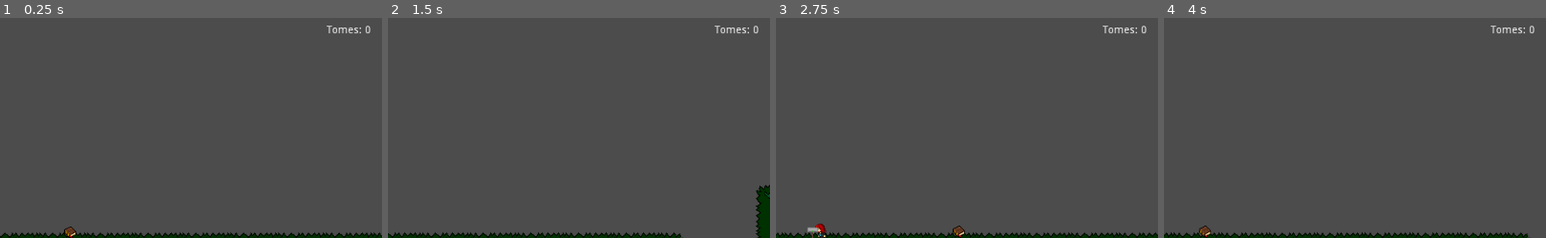
Above: before the commit, frames 1-4 (left to right).
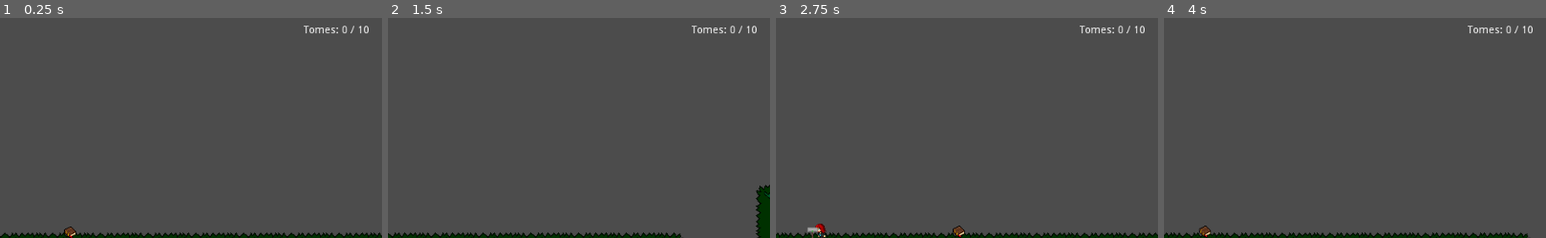
Above: after the commit, the same moments.

Repository: Jantho1990/Hammertime-Prototype
Game: Godot game, scene res://screens/GameScreen.tscn
Same seed, same stepped clock (60 frames per second), same inputs: the game is played once before the commit and once after it.
Inputs (mouse positions are % of the whole screen's width and height, from its top left):
- Up to frame 1 (0.25 s): no input
- Up to frame 2 (1.5 s): tap Enter (ui_accept) at 0.5, 0.77 s; move the mouse to (72, 44) at 0.52 s; hold D (ui_right) 0.53-1.25 s; click (72, 44) at 0.6 s; drag from (30, 55) to (18, 3) at 1.27 s
- Up to frame 3 (2.75 s): move the mouse to (60, 27) at 2.02 s; hold A (ui_left) from 2.03 s (still down); tap Q (delete_construct) at 2.1 s
- Up to frame 4 (4 s): release A (ui_left) at 2.75 s; drag from (45, 70) to (43, 14) at 2.77 s; move the mouse to (80, 65) at 3.52 s; hold D (ui_right) from 3.53 s (still down); right-click (80, 65) at 3.6 s; tap Enter (ui_accept) at 3.77 s
The pictures show only the part of the screen within x 50-100%, y 1-51%; the shares and areas given below are measured in that part.

The runs differ from the first frame. In frame 1, 0.3% of the frame differs, in the area x 79-97%, y 3-7%; in frame 2, 0.3%; in frame 3, 0.3%; in frame 4, 0.3%.

Commit message:
added total tome counter

Diff:
--- a/entities/pickups/Tome/Tome.gd
+++ b/entities/pickups/Tome/Tome.gd
@@ -5,6 +5,7 @@
 
 func _ready():
 	self.connect("body_entered", self, "_on_Body_entered")
+	GlobalSignal.dispatch('pickup_created')
 
 func _physics_process(delta):
 	position.y += sin(global.run_time / 0.1) * 0.35
--- a/ui/Interface.tscn
+++ b/ui/Interface.tscn
@@ -31,9 +31,9 @@
 [node name="MarginContainer" type="MarginContainer" parent="."]
 anchor_left = 1.0
 anchor_right = 1.0
-margin_left = -74.0
+margin_left = -105.0
 margin_bottom = 40.0
-custom_constants/margin_right = 15
+custom_constants/margin_right = 25
 custom_constants/margin_top = 15
 __meta__ = {
 "_edit_use_anchors_": false
@@ -41,6 +41,7 @@
 
 [node name="TomeCounter" parent="MarginContainer" instance=ExtResource( 4 )]
 margin_top = 15.0
+margin_right = 80.0
 margin_bottom = 40.0
 
 [node name="DebugContainer" type="MarginContainer" parent="."]
--- a/ui/TomeCounter.gd
+++ b/ui/TomeCounter.gd
@@ -1,14 +1,20 @@
 extends HBoxContainer
 
 var pickup_amount = 0
+var pickup_total = 0
 
 func _ready():
-  GlobalSignal.listen("pickup_collected", self, "on_Pickup_collected")
+  GlobalSignal.listen("pickup_collected", self, "_on_Pickup_collected")
+  GlobalSignal.listen("pickup_created", self, "_on_Pickup_created")
   $Amount.text = String(pickup_amount)
   GlobalData.set("tomes", pickup_amount)
 
-func on_Pickup_collected(data):
+func _on_Pickup_collected(data):
   if data.type == "tome":
     pickup_amount += 1
     $Amount.text = String(pickup_amount)
     GlobalData.set("tomes", pickup_amount)
+
+func _on_Pickup_created():
+  pickup_total += 1
+  $Total.text = String(pickup_total)
--- a/ui/TomeCounter.tscn
+++ b/ui/TomeCounter.tscn
@@ -22,3 +22,17 @@
 margin_right = 59.0
 margin_bottom = 19.0
 text = "1"
+
+[node name="Seperator" type="Label" parent="."]
+margin_left = 63.0
+margin_top = 5.0
+margin_right = 68.0
+margin_bottom = 19.0
+text = "/"
+
+[node name="Total" type="Label" parent="."]
+margin_left = 72.0
+margin_top = 5.0
+margin_right = 80.0
+margin_bottom = 19.0
+text = "1"
